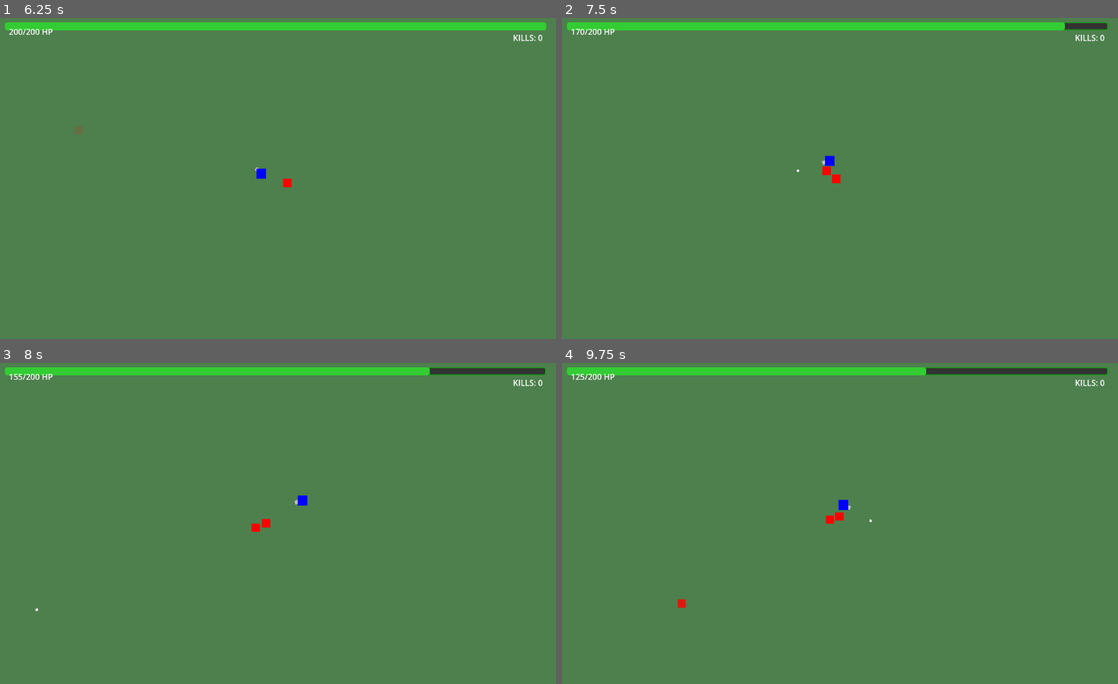
Above: before the commit, frames 1-4 (two rows, left to right).
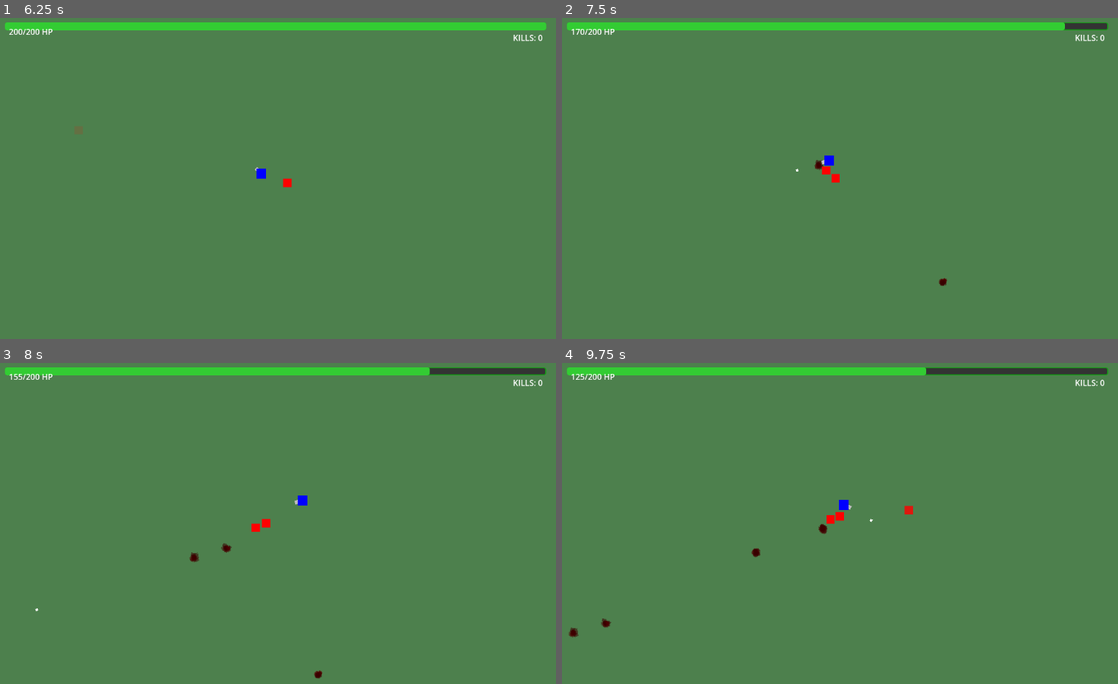
Above: after the commit, the same moments.

Repository: AtulkrishnanMU/roadblood
Game: Godot game, scene res://scenes/levels/level_template.tscn
Two runs of this game, one before a commit and one after it. Both use one fixed random seed, a clock stepped at 60 frames per second and the inputs below. Sound files missing from this copy of the repository are replaced by a short silence.
Inputs (mouse positions are in pixels of both pictures, inside the frame that each line leads up to):
- Up to frame 1 (6.25 s): tap Enter at 0.5, 3.5 s; move the mouse to (400, 159) at 0.52 s; hold Right (ui_right) 0.53-1.28 s; click (400, 159) at 0.67 s; tap Space at 1.25 s; move the mouse to (155, 191) at 1.27 s; hold Down (ui_down) 1.28-2.03 s; move the mouse to (328, 104) at 2.02 s; hold Right (ui_right) 2.03-2.78 s; move the mouse to (239, 239) at 2.77 s; hold Up (ui_up) 2.78-3.53 s; click (239, 239) at 2.92 s; move the mouse to (444, 223) at 3.52 s; hold Left (ui_left) 3.53-5.03 s; move the mouse to (94, 127) at 4.27 s; move the mouse to (300, 175) at 5.02 s; hold Down (ui_down) 5.03-5.78 s; click (300, 175) at 5.17 s; move the mouse to (183, 95) at 5.77 s; hold Right (ui_right) from 5.78 s (still down)
- Up to frame 2 (7.5 s): move the mouse to (962, 159) at 6.52 s; release Right (ui_right) at 6.53 s; hold Up (ui_up) 6.53-7.28 s; move the mouse to (717, 191) at 7.27 s; hold Right (ui_right) from 7.28 s (still down); click (717, 191) at 7.42 s
- Up to frame 3 (8 s): keep holding Right (ui_right)
- Up to frame 4 (9.75 s): move the mouse to (890, 449) at 8.02 s; release Right (ui_right) at 8.03 s; hold Down (ui_down) 8.03-8.78 s; move the mouse to (801, 584) at 8.77 s; hold Left (ui_left) 8.78-9.53 s; move the mouse to (1006, 568) at 9.52 s; hold Up (ui_up) from 9.53 s (still down); click (1006, 568) at 9.67 s

Frame 1 is identical in both runs. In frame 2, 0.1% of the frame differs, in the area x 41-70%, y 42-84%; in frame 3, 0.1%; in frame 4, 0.3%, in the area x 1-64%, y 42-86%.
Error before the commit: Invalid call. Nonexistent function 'set_direction' in base 'Node2D'. (res://scenes/characters/player/player.gd:206)

Commit message:
Improved gameplay

Diff:
--- a/project.godot
+++ b/project.godot
@@ -15,6 +15,10 @@
 config/features=PackedStringArray("4.5", "Forward Plus")
 config/icon="res://icon.svg"
 
+[autoload]
+
+BloodTextureManager="*res://scripts/utils/blood_texture_manager.gd"
+
 [input]
 
 toggle_rotation={
@@ -27,7 +31,3 @@
 
 textures/canvas_textures/default_texture_filter=0
 environment/defaults/default_clear_color=Color(0.3019608, 0.5019608, 0.3019608, 1)
-
-[autoload]
-
-BloodTextureManager="*res://scripts/utils/blood_texture_manager.gd"
--- a/scenes/blood/blood_decal.gd
+++ b/scenes/blood/blood_decal.gd
@@ -7,18 +7,18 @@
 var age: float = 0.0  # Track age for fading
 
 const BloodTextureManager = preload("res://scripts/utils/blood_texture_manager.gd")
-const RandomCache = preload("res://scripts/utils/random_cache.gd")
+const RandomCacheScript = preload("res://scripts/utils/random_cache.gd")
 
 func _ready() -> void:
 	# Set a unique watery blood texture appearance using pre-generated textures and cached random values
 	if sprite:
 		# Use cached random values instead of generating new ones
-		var cache_index = RandomCache.get_random_index()
-		var random_scale = RandomCache.get_scale(cache_index) * 1.7 + 1.3  # Adjust to 1.3-3.0 range (bigger)
+		var cache_index = RandomCacheScript.get_random_index()
+		var random_scale = RandomCacheScript.get_scale(cache_index) * 1.7 + 1.3  # Adjust to 1.3-3.0 range (bigger)
 		scale = Vector2(random_scale, random_scale)
 
 		# Use cached fade times
-		var fade_times = RandomCache.get_fade_times(cache_index)
+		var fade_times = RandomCacheScript.get_fade_times(cache_index)
 		fade_start_time = fade_times.x * 0.75 + 4.25  # Adjust to 5.0-8.0 range
 		fade_duration = fade_times.y * 0.83 + 0.17  # Adjust to 0.37-1.42 range (much shorter)
 
--- a/scenes/blood/blood_droplet.gd
+++ b/scenes/blood/blood_droplet.gd
@@ -2,7 +2,7 @@
 
 const BLOOD_DECAL_SCENE := preload("res://scenes/blood/blood_decal.tscn")
 const BloodTextureManager = preload("res://scripts/utils/blood_texture_manager.gd")
-const RandomCache = preload("res://scripts/utils/random_cache.gd")
+const RandomCacheScript = preload("res://scripts/utils/random_cache.gd")
 
 var fade_start_time: float = 0.0  # Randomized - when fading begins
 var fade_duration: float = 0.0  # Randomized - how long fading takes
@@ -15,18 +15,18 @@
 	fade_alpha_multiplier = 0.8
 
 	# Use cached random values instead of generating new ones
-	var cache_index = RandomCache.get_random_index()
+	var cache_index = RandomCacheScript.get_random_index()
 	# Use cached fade times
-	var fade_times = RandomCache.get_fade_times(cache_index)
+	var fade_times = RandomCacheScript.get_fade_times(cache_index)
 	fade_start_time = fade_times.x * 0.17 + 0.42  # Adjust to 0.5-1.5 range
 	fade_duration = fade_times.y * 0.17 + 0.04  # Adjust to 0.07-0.3 range (much shorter)
 
 	# Add random size variation using cached values
-	var random_scale = RandomCache.get_scale(cache_index) * 1.28 + 0.72  # Adjust to 0.72-2.0 range (bigger)
+	var random_scale = RandomCacheScript.get_scale(cache_index) * 1.28 + 0.72  # Adjust to 0.72-2.0 range (bigger)
 	scale = Vector2(random_scale, random_scale)
 
 	# Set random rotation speed for spinning effect
-	rotation_speed = RandomCache.get_rotation(cache_index) * 5.0  # 0 to 10*PI radians per second
+	rotation_speed = RandomCacheScript.get_rotation(cache_index) * 5.0  # 0 to 10*PI radians per second
 
 	super._ready()
 
@@ -85,12 +85,12 @@
 	# Blood collides with more surfaces including characters
 	return body is TileMap or body.is_in_group("walls") or body.is_in_group("ground") or body.is_in_group("colliders") or body.is_in_group("enemies") or body.is_in_group("player")
 
-func _on_collision(body: Node) -> void:
+func _on_collision(_body: Node) -> void:
 	# Create blood decal on collision
 	_create_blood_decal()
 
 	# Start disappearance timer after hitting floor
-	if body is TileMap or body.is_in_group("ground") or body.is_in_group("colliders"):
+	if _body is TileMap or _body.is_in_group("ground") or _body.is_in_group("colliders"):
 		# Set a short timer to disappear after 0.5 seconds
 		var timer = get_tree().create_timer(0.5)
 		timer.timeout.connect(queue_free)
@@ -106,7 +106,7 @@
 		decal.global_position = global_position
 
 		# Use cached random values for rotation and scale
-		var cache_index = RandomCache.get_random_index()
-		decal.rotation = RandomCache.get_rotation(cache_index) * 0.5  # Adjust to 0-PI range
-		var scale_factor = RandomCache.get_scale(cache_index) * 0.5 + 0.1  # Adjust to 0.2-0.6 range
+		var cache_index = RandomCacheScript.get_random_index()
+		decal.rotation = RandomCacheScript.get_rotation(cache_index) * 0.5  # Adjust to 0-PI range
+		var scale_factor = RandomCacheScript.get_scale(cache_index) * 0.5 + 0.1  # Adjust to 0.2-0.6 range
 		decal.scale = Vector2(scale_factor, scale_factor)
--- a/scenes/blood/blood_floating_decal.gd
+++ b/scenes/blood/blood_floating_decal.gd
@@ -1,7 +1,7 @@
 extends "res://scenes/particle.gd"
 
 const BloodTextureManager = preload("res://scripts/utils/blood_texture_manager.gd")
-const RandomCache = preload("res://scripts/utils/random_cache.gd")
+const RandomCacheScript = preload("res://scripts/utils/random_cache.gd")
 
 var float_duration: float = 0.0  # How long to move before sticking
 var float_age: float = 0.0
@@ -19,23 +19,23 @@
 	fade_alpha_multiplier = 0.6  # Slower fade for decals
 
 	# Use cached random values instead of generating new ones
-	var cache_index = RandomCache.get_random_index()
-	float_duration = RandomCache.get_scale(cache_index) * 0.02  # Adjust to 0.03-0.05 range (extremely short)
+	var cache_index = RandomCacheScript.get_random_index()
+	float_duration = RandomCacheScript.get_scale(cache_index) * 0.02  # Adjust to 0.03-0.05 range (extremely short)
 
 	# Use cached fade times
-	var fade_times = RandomCache.get_fade_times(cache_index)
+	var fade_times = RandomCacheScript.get_fade_times(cache_index)
 	fade_start_time = fade_times.x * 0.56 + 1.56  # Adjust to 3.0-5.0 range
 	fade_duration = fade_times.y * 0.75 + 0.25  # Adjust to 0.4-1.38 range (much shorter)
 
 	# Set random drift for floating effect using cached values
-	float_drift = RandomCache.get_drift(cache_index)
+	float_drift = RandomCacheScript.get_drift(cache_index)
 
 	# Add random size variation using cached values
-	var random_scale = RandomCache.get_scale(cache_index) * 0.96 + 0.84  # Adjust to 0.84-1.8 range (bigger)
+	var random_scale = RandomCacheScript.get_scale(cache_index) * 0.96 + 0.84  # Adjust to 0.84-1.8 range (bigger)
 	scale = Vector2(random_scale, random_scale)
 
 	# Set random rotation speed for spinning effect
-	rotation_speed = RandomCache.get_rotation(cache_index) * 5.0  # 0 to 10*PI radians per second
+	rotation_speed = RandomCacheScript.get_rotation(cache_index) * 5.0  # 0 to 10*PI radians per second
 
 	super._ready()
 
@@ -107,7 +107,7 @@
 		return false
 	return body is TileMap or body.is_in_group("walls") or body.is_in_group("ground") or body.is_in_group("colliders") or body.is_in_group("enemies") or body.is_in_group("player")
 
-func _on_collision(body: Node) -> void:
+func _on_collision(_body: Node) -> void:
 	# Floating decals don't create additional decals on collision
 	# They just stick to whatever they hit
 	if not has_stuck_in_air:
--- a/scenes/blood/blood_splash.gd
+++ b/scenes/blood/blood_splash.gd
@@ -2,7 +2,7 @@
 
 const BLOOD_DROPLET_SCENE := preload("res://scenes/blood/blood_droplet.tscn")
 const BLOOD_FLOATING_DECAL_SCENE := preload("res://scenes/blood/blood_floating_decal.tscn")
-const RandomCache = preload("res://scripts/utils/random_cache.gd")
+const RandomCacheScript = preload("res://scripts/utils/random_cache.gd")
 
 const DROPLET_COUNT := 12
 const FLOATING_DECAL_COUNT := 12  # Increased from 4 to 12 (3x more floating particles)
@@ -31,19 +31,19 @@
 		if droplet:
 			add_child(droplet)
 			# Create circular burst effect - particles spread in all directions
-			var cache_index = RandomCache.get_random_index()
+			var cache_index = RandomCacheScript.get_random_index()
 			# Full 360-degree spread for circular burst
-			var angle = RandomCache.get_rotation(cache_index)  # 0 to 2*PI
+			var angle = RandomCacheScript.get_rotation(cache_index)  # 0 to 2*PI
 			# Use cached speed values
-			var speed = RandomCache.get_speed_dead(cache_index) if is_dead_enemy else RandomCache.get_speed_normal(cache_index)
+			var speed = RandomCacheScript.get_speed_dead(cache_index) if is_dead_enemy else RandomCacheScript.get_speed_normal(cache_index)
 			var velocity_dir = Vector2.RIGHT.rotated(angle)
 
 			# Start from center position
-			droplet.position = RandomCache.get_position_8(cache_index)
+			droplet.position = RandomCacheScript.get_position_8(cache_index)
 			droplet.velocity = velocity_dir * speed
-			droplet.lifetime = RandomCache.get_scale(cache_index) * 0.67 + 1.5  # Adjust to 1.5-2.5 range
+			droplet.lifetime = RandomCacheScript.get_scale(cache_index) * 0.67 + 1.5  # Adjust to 1.5-2.5 range
 			# Add random rotation using cached values
-			droplet.rotation = RandomCache.get_rotation(cache_index)
+			droplet.rotation = RandomCacheScript.get_rotation(cache_index)
 
 	# Spawn floating blood decals in circular burst
 	for i in range(floating_decal_count):
@@ -51,15 +51,15 @@
 		if floating_decal:
 			add_child(floating_decal)
 			# Create circular burst effect - particles spread in all directions
-			var cache_index = RandomCache.get_random_index()
+			var cache_index = RandomCacheScript.get_random_index()
 			# Full 360-degree spread for circular burst
-			var angle = RandomCache.get_rotation(cache_index)  # 0 to 2*PI
+			var angle = RandomCacheScript.get_rotation(cache_index)  # 0 to 2*PI
 
 			# Use cached speed values
-			var speed = RandomCache.get_speed_dead(cache_index) if is_dead_enemy else RandomCache.get_speed_normal(cache_index)
+			var speed = RandomCacheScript.get_speed_dead(cache_index) if is_dead_enemy else RandomCacheScript.get_speed_normal(cache_index)
 			var velocity_dir = Vector2.RIGHT.rotated(angle)
 
-			floating_decal.position = RandomCache.get_position_6(cache_index)
+			floating_decal.position = RandomCacheScript.get_position_6(cache_index)
 			floating_decal.velocity = velocity_dir * speed
 			# Add random rotation using cached values
-			floating_decal.rotation = RandomCache.get_rotation(cache_index)
+			floating_decal.rotation = RandomCacheScript.get_rotation(cache_index)
--- a/scenes/blood/blood_splash.tscn
+++ b/scenes/blood/blood_splash.tscn
@@ -1,6 +1,6 @@
 [gd_scene load_steps=2 format=3 uid="uid://cvsh6ojs2k6ah"]
 
-[ext_resource type="Script" uid="uid://dlmmqfcu1he6j" path="res://scripts/objects/blood_splash.gd" id="1"]
+[ext_resource type="Script" path="res://scenes/blood/blood_splash.gd" id="1"]
 
 [node name="BloodSplash" type="Node2D"]
 z_index = 1
--- a/scenes/characters/enemy/enemy.gd
+++ b/scenes/characters/enemy/enemy.gd
@@ -12,13 +12,13 @@
 const MAX_PITCH = 3.0
 
 # Sound arrays
-var hurt_sounds = [
+var hurt_sounds: Array[AudioStream] = [
 	preload("res://sounds/enemy_hurt/hurt.mp3"),
 	preload("res://sounds/enemy_hurt/hurt2.mp3"),
 	preload("res://sounds/enemy_hurt/hurt3.mp3")
 ]
 
-var death_sounds = [
+var death_sounds: Array[AudioStream] = [
 	preload("res://sounds/enemy_death/enemy-death.mp3"),
 	preload("res://sounds/enemy_death/enemy-death2.mp3"),
 	preload("res://sounds/enemy_death/enemy-death3.mp3"),
@@ -66,32 +66,6 @@
 	# Remove after sound finishes
 	audio_player.finished.connect(audio_player.queue_free)
 
-func _play_death_sound():
-	# Play KO sound first
-	var ko_player = AudioStreamPlayer.new()
-	ko_player.stream = KO_SOUND
-	ko_player.volume_db = 0.0  # Normal volume for KO sound
-
-	add_child(ko_player)
-	ko_player.play()
-
-	# Play random death sound after a short delay
-	await get_tree().create_timer(0.1).timeout
-
-	var random_sound = death_sounds[randi() % death_sounds.size()]
-	var random_pitch = randf_range(MIN_PITCH, MAX_PITCH)
-
-	var death_player = AudioStreamPlayer.new()
-	death_player.stream = random_sound
-	death_player.pitch_scale = random_pitch
-	death_player.volume_db = -3.0  # Slightly quieter for balance
-
-	add_child(death_player)
-	death_player.play()
-
-	# Remove audio players after sounds finish
-	ko_player.finished.connect(ko_player.queue_free)
-	death_player.finished.connect(death_player.queue_free)
 
 func _spawn_blood_splash(hit_direction: Vector2 = Vector2.ZERO):
 	# Create blood splash effect
@@ -185,8 +159,11 @@
 	# Trigger slow-time effect with 10% chance on enemy death
 	TimeUtils.trigger_slow_time()
 
-	# Play death sounds (KO + random death sound)
-	_play_death_sound()
+	# Play KO sound with random pitch
+	AudioUtils.play_positioned_sound(KO_SOUND, global_position, 0.8, 1.5)
+
+	# Play random death sound with random pitch
+	AudioUtils.play_death_sound(death_sounds, global_position)
 
 	# Spawn final blood burst
 	_spawn_blood_splash(Vector2.ZERO)
--- a/scenes/characters/player/player.gd
+++ b/scenes/characters/player/player.gd
@@ -23,7 +23,7 @@
 
 # Utility references
 const TimeUtils = preload("res://scripts/utils/time_utils.gd")
-const AudioUtils = preload("res://scripts/utils/audio_utils.gd")
+const AudioUtilsScript = preload("res://scripts/utils/audio_utils.gd")
 
 # Multi-bullet system
 var multi_bullet_enabled = false
@@ -109,7 +109,7 @@
 	print("Applying combo healing for streak: ", combo_streak)
 	if combo_streak > 0:
 		# Calculate heal potential using triangular formula: n(n+1)/2
-		var heal_potential = combo_streak * (combo_streak + 1) / 2
+		var heal_potential = combo_streak * (combo_streak + 1) / 2.0
 		var actual_heal = heal_potential
 
 		print("Heal potential: ", actual_heal)
@@ -390,11 +390,11 @@
 	if health_bar:
 		health_bar.update_health(health, MAX_HEALTH)
 
-func _create_muzzle_flash(position: Vector2):
+func _create_muzzle_flash(flash_position: Vector2):
 	# Create simple muzzle flash effect
 	var flash = Sprite2D.new()
 	add_child(flash)
-	flash.global_position = position
+	flash.global_position = flash_position
 	flash.scale = Vector2(0.5, 0.5)
 
 	# Create a simple white/yellow flash texture
--- a/scenes/effects/circular_wave.gd
+++ b/scenes/effects/circular_wave.gd
@@ -86,4 +86,22 @@
 	if body.is_in_group("enemies"):
 		# Kill the enemy instantly
 		print("CircularWave: Killing enemy: ", body)
-		body.take_damage(DAMAGE, (body.global_position - global_position).normalized())
+		var was_killed = body.take_damage(DAMAGE, (body.global_position - global_position).normalized())
+
+		# Increment kill counter and combo only if enemy was killed
+		if was_killed:
+			# Increment player combo streak
+			var player_ref = get_tree().get_first_node_in_group("player")
+			if player_ref:
+				print("CircularWave: Found player, incrementing combo")
+				player_ref.increment_combo_streak()
+			else:
+				print("CircularWave: Could not find player for combo")
+
+			# Notify enemy spawner to increase kill count
+			var spawner = get_tree().get_first_node_in_group("enemy_spawner")
+			if spawner:
+				print("CircularWave: Found enemy spawner, incrementing kill count")
+				spawner.increment_kill_count()
+			else:
+				print("CircularWave: Enemy spawner not found")
--- a/scenes/particle.gd
+++ b/scenes/particle.gd
@@ -51,7 +51,7 @@
 		has_stuck = true
 		queue_free()
 
-func _on_area_entered(area: Area2D) -> void:
+func _on_area_entered(_area: Area2D) -> void:
 	if has_stuck:
 		return
 	# Handle area collisions if needed - can be overridden by child classes
@@ -66,7 +66,7 @@
 	# Default implementation for basic surfaces
 	return body is TileMap or body.is_in_group("walls") or body.is_in_group("ground")
 
-func _on_collision(body: Node) -> void:
+func _on_collision(_body: Node) -> void:
 	# Override this method in child classes to handle collision effects
 	# Default implementation does nothing
 	pass
--- a/scenes/ui/health_bar.gd
+++ b/scenes/ui/health_bar.gd
@@ -26,12 +26,12 @@
 	# Add to health_bar group for enemy spawner communication
 	add_to_group("health_bar")
 
-func update_health(current: int, max_value: int):
-	max_value = max_value
+func update_health(current: int, max_health: int):
+	max_value = max_health
 
 	# Update health label text
 	if health_label:
-		health_label.text = str(current) + "/" + str(max_value) + " HP"
+		health_label.text = str(current) + "/" + str(max_health) + " HP"
 
 	# Create smooth transition
 	if health_tween and health_tween.is_valid():
@@ -42,10 +42,10 @@
 	health_tween.set_trans(Tween.TRANS_SINE)
 	health_tween.tween_property(self, "value", current, TRANSITION_DURATION)
 
-	_update_color(current, max_value)
+	_update_color(current, max_health)
 
-func _update_color(current: int, max_value: int):
-	var health_percentage = float(current) / float(max_value)
+func _update_color(current: int, max_health: int):
+	var health_percentage = float(current) / float(max_health)
 	var target_color = HEALTH_HIGH_COLOR
 	var target_outline = HEALTH_HIGH_OUTLINE
 
--- a/scripts/levels/level.gd
+++ b/scripts/levels/level.gd
@@ -29,7 +29,7 @@
 
 		# Update combo total label with calculated HP
 		if combo_total_label:
-			var total_hp = current * (current + 1) / 2
+			var total_hp = current * (current + 1) / 2.0
 			combo_total_label.text = "HP: +" + str(total_hp)
 			combo_total_label.visible = true
 			_fade_in_combo_element(combo_total_label)
--- a/scripts/utils/audio_utils.gd
+++ b/scripts/utils/audio_utils.gd
@@ -14,11 +14,11 @@
 # Pool management functions
 static func _get_audio_player() -> AudioStreamPlayer2D:
 	if _audio_pool.size() > 0:
-		var audio = _audio_pool.pop_back()
+		var audio_player = _audio_pool.pop_back()
 		# Remove from current parent if it has one
-		if audio.get_parent():
-			audio.get_parent().remove_child(audio)
-		return audio
+		if audio_player.get_parent():
+			audio_player.get_parent().remove_child(audio_player)
+		return audio_player
 
 	var audio = AudioStreamPlayer2D.new()
 	audio.finished.connect(_return_audio_player.bind(audio))
--- a/scripts/utils/blood_texture_manager.gd
+++ b/scripts/utils/blood_texture_manager.gd
@@ -10,14 +10,14 @@
 var floating_decal_textures: Array[ImageTexture] = []
 
 const TEXTURE_COUNT = 16  # Number of variations per type
-const RandomCache = preload("res://scripts/utils/random_cache.gd")
+const RandomCacheScript = preload("res://scripts/utils/random_cache.gd")
 
 func _ready() -> void:
 	if instance == null:
 		instance = self
 		_generate_textures()
 		# Initialize random cache
-		RandomCache.new()
+		RandomCacheScript.new()
 
 func _generate_textures() -> void:
 	# Generate all textures at startup instead of runtime
--- a/scripts/utils/enemy_spawner.gd
+++ b/scripts/utils/enemy_spawner.gd
@@ -59,7 +59,7 @@
 
 	if kill_count >= 5:
 		# Every 5 kills after 5, add one more enemy (max 3 total)
-		var kill_thresholds = floor((kill_count - 5) / KILLS_PER_EXTRA_ENEMY) + 1
+		var kill_thresholds = floor((kill_count - 5) / float(KILLS_PER_EXTRA_ENEMY)) + 1
 		enemies_to_spawn = min(kill_thresholds + 1, 3)  # +1 for the base enemy, max 3
 
 	print("EnemySpawner: Kill count: ", kill_count, ", Spawning ", enemies_to_spawn, " enemies")
@@ -112,7 +112,7 @@
 		wave_timer = 0.0  # Reset timer for next wave
 
 	# Calculate new spawn interval based on kills (capped at MAX_SPEED_INCREASES)
-	var speed_increases = min(kill_count / KILLS_PER_SPEED_UP, MAX_SPEED_INCREASES)
+	var speed_increases = min(kill_count / float(KILLS_PER_SPEED_UP), MAX_SPEED_INCREASES)
 	var reduction = speed_increases * 0.3  # Reduce interval by 0.3s per speed increase
 	current_spawn_interval = max(MIN_SPAWN_INTERVAL, BASE_SPAWN_INTERVAL - reduction)
 
--- a/scripts/utils/time_utils.gd
+++ b/scripts/utils/time_utils.gd
@@ -26,8 +26,22 @@
 			_disable_slow_time()
 
 static func trigger_slow_time():
-	if instance and not instance.is_slow_time_active and randf() <= SLOW_TIME_CHANCE:
-		instance._enable_slow_time()
+	if instance and not instance.is_slow_time_active:
+		# Get current enemy count
+		var enemy_count = 0
+		var enemies = instance.get_tree().get_nodes_in_group("enemies")
+		enemy_count = enemies.size()
+
+		# Calculate slow-time chance inversely proportional to enemy count
+		# Base chance is 10% for 1 enemy, decreases as more enemies spawn
+		var base_chance = 0.1
+		var calculated_chance = base_chance / max(enemy_count, 1)
+
+		# Ensure minimum chance of 2% and maximum of 20%
+		calculated_chance = clamp(calculated_chance, 0.02, 0.2)
+
+		if randf() <= calculated_chance:
+			instance._enable_slow_time()
 
 func _enable_slow_time():
 	is_slow_time_active = true
